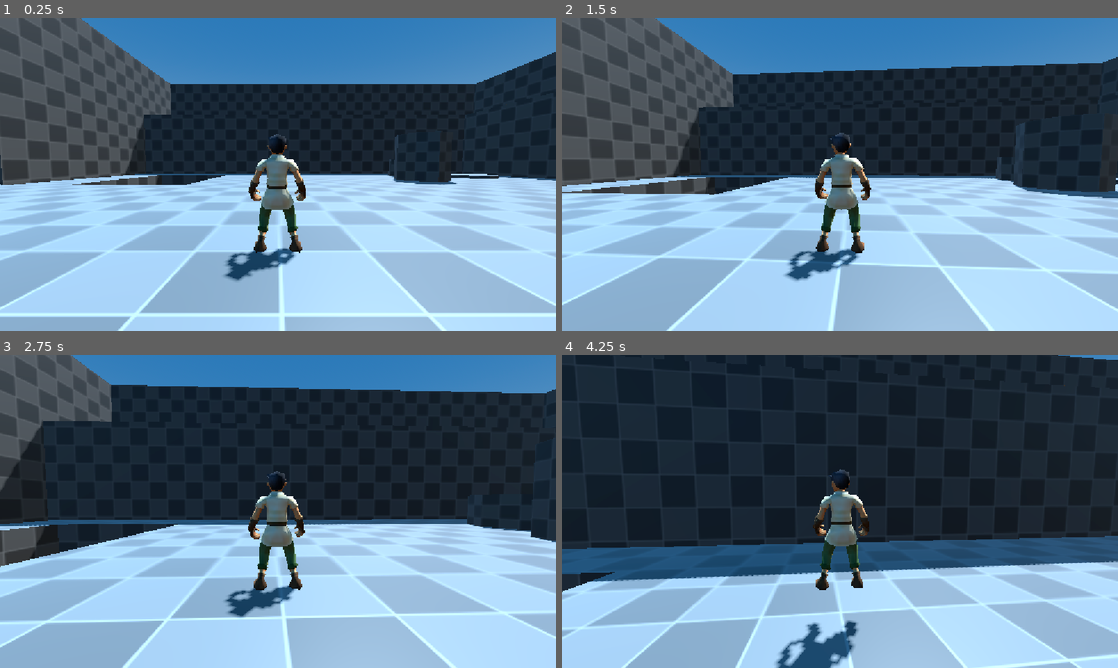
Above: before the commit, frames 1-4 (two rows, left to right).
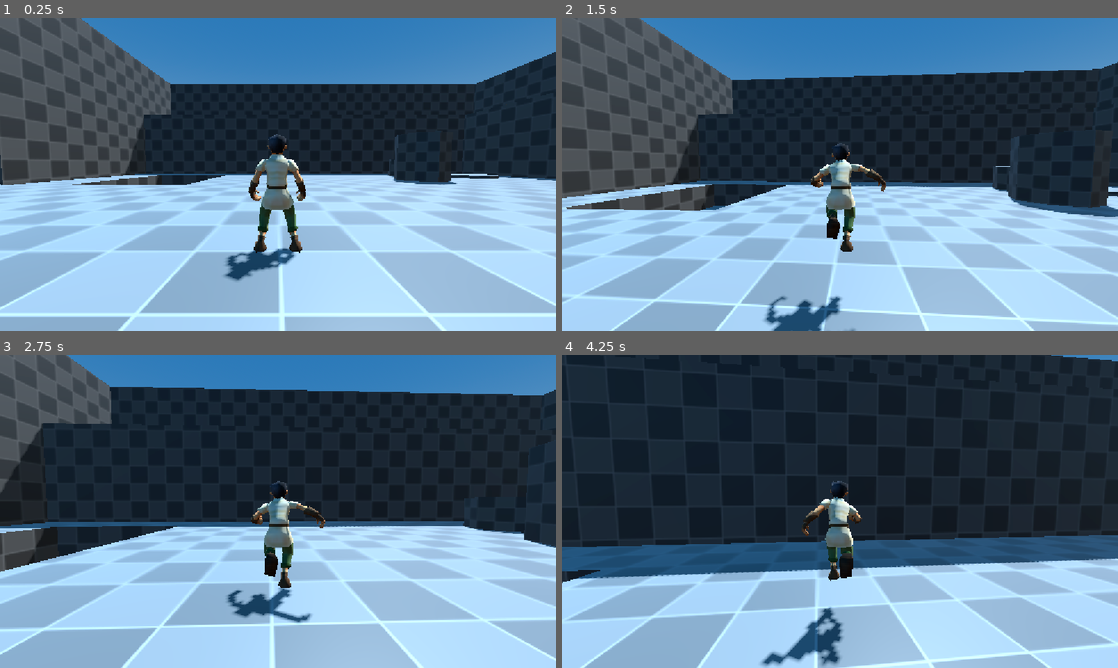
Above: after the commit, the same moments.

Repository: jeanluisgonzalez/GameDev
Game: Godot game, scene res://scenes/start.tscn
Two runs of this game, one before a commit and one after it. Both use one fixed random seed, a clock stepped at 60 frames per second and the inputs below.
Inputs (mouse positions are in pixels of both pictures, inside the frame that each line leads up to):
- Up to frame 1 (0.25 s): no input
- Up to frame 2 (1.5 s): tap Enter (ui_accept) at 0.5, 0.6 s; move the mouse to (867, 174) at 0.52 s; hold W (move_forward) from 0.53 s (still down); click (867, 174) at 0.67 s; tap Space (jump, bound only after the commit) at 0.77, 0.8, 1.07, 1.35 s; move the mouse to (812, 174) at 1.27 s
- Up to frame 3 (2.75 s): keep holding W (move_forward); tap Space (jump, bound only after the commit) at 1.52, 1.82, 2.3 s; tap Enter (ui_accept) at 1.55, 2.1 s; move the mouse to (289, 505) at 2.02 s
- Up to frame 4 (4.25 s): keep holding W (move_forward); move the mouse to (834, 517) at 2.77 s; tap Enter (ui_accept) at 2.85 s; click (834, 517) at 2.92 s; tap Space (jump, bound only after the commit) at 3.02, 3.32, 3.6, 3.77, 4.07 s; move the mouse to (878, 514) at 3.52 s

The runs differ from the first frame. In frame 1, 0.2% of the frame differs, in the area x 40-55%, y 37-79%; in frame 2, 31%, in the area x 0-100%, y 0-100%; in frame 3, 16%; in frame 4, 15%.

Commit message:
added animation and working with Animation Tree

Diff:
--- a/zelda-clone/project.godot
+++ b/zelda-clone/project.godot
@@ -25,43 +25,58 @@
 move_left={
 "deadzone": 0.2,
 "events": [Object(InputEventKey,"resource_local_to_scene":false,"resource_name":"","device":-1,"window_id":0,"alt_press …(191 unchanged characters)…
+, Object(InputEventJoypadMotion,"resource_local_to_scene":false,"resource_name":"","device":-1,"axis":0,"axis_value":-1.0,"script":null)
 ]
 }
 move_right={
 "deadzone": 0.2,
 "events": [Object(InputEventKey,"resource_local_to_scene":false,"resource_name":"","device":-1,"window_id":0,"alt_press …(192 unchanged characters)…
+, Object(InputEventJoypadMotion,"resource_local_to_scene":false,"resource_name":"","device":-1,"axis":0,"axis_value":1.0,"script":null)
 ]
 }
 move_forward={
 "deadzone": 0.2,
 "events": [Object(InputEventKey,"resource_local_to_scene":false,"resource_name":"","device":-1,"window_id":0,"alt_press …(192 unchanged characters)…
+, Object(InputEventJoypadMotion,"resource_local_to_scene":false,"resource_name":"","device":-1,"axis":1,"axis_value":-1.0,"script":null)
 ]
 }
 move_backward={
 "deadzone": 0.2,
 "events": [Object(InputEventKey,"resource_local_to_scene":false,"resource_name":"","device":-1,"window_id":0,"alt_press …(192 unchanged characters)…
+, Object(InputEventJoypadMotion,"resource_local_to_scene":false,"resource_name":"","device":-1,"axis":1,"axis_value":1.0,"script":null)
 ]
 }
 view_left={
 "deadzone": 0.2,
-"events": []
+"events": [Object(InputEventJoypadMotion,"resource_local_to_scene":false,"resource_name":"","device":-1,"axis":2,"axis_value":-1.0,"script":null)
+]
 }
 view_right={
 "deadzone": 0.2,
-"events": []
+"events": [Object(InputEventJoypadMotion,"resource_local_to_scene":false,"resource_name":"","device":-1,"axis":2,"axis_value":1.0,"script":null)
+]
 }
 view_up={
 "deadzone": 0.2,
-"events": []
+"events": [Object(InputEventJoypadMotion,"resource_local_to_scene":false,"resource_name":"","device":-1,"axis":3,"axis_value":-1.0,"script":null)
+]
 }
 view_down={
 "deadzone": 0.2,
-"events": []
+"events": [Object(InputEventJoypadMotion,"resource_local_to_scene":false,"resource_name":"","device":-1,"axis":3,"axis_value":1.0,"script":null)
+]
+}
+jump={
+"deadzone": 0.2,
+"events": [Object(InputEventKey,"resource_local_to_scene":false,"resource_name":"","device":-1,"window_id":0,"alt_pressed":false,"shift_pressed":false,"ctrl_pressed":false,"meta_pressed":false,"pressed":false,"keycode":0,"physical_keycode":32,"key_label":0,"unicode":32,"location":0,"echo":false,"script":null)
+, Object(InputEventJoypadButton,"resource_local_to_scene":false,"resource_name":"","device":-1,"button_index":0,"pressure":0.0,"pressed":true,"script":null)
+]
 }
 
 [physics]
 
 3d/physics_engine="Jolt Physics"
+common/physics_interpolation=true
 
 [rendering]
 
--- a/zelda-clone/scenes/player.tscn
+++ b/zelda-clone/scenes/player.tscn
@@ -7,6 +7,61 @@
 [sub_resource type="SphereShape3D" id="SphereShape3D_qhqgy"]
 
 [sub_resource type="CapsuleShape3D" id="CapsuleShape3D_6dws0"]
+
+[sub_resource type="AnimationNodeAnimation" id="AnimationNodeAnimation_dqkch"]
+animation = &"freehand_walk"
+
+[sub_resource type="AnimationNodeAnimation" id="AnimationNodeAnimation_qlg0r"]
+animation = &"freehand_run"
+
+[sub_resource type="AnimationNodeAnimation" id="AnimationNodeAnimation_tuyoq"]
+animation = &"pose_lean_left"
+
+[sub_resource type="AnimationNodeAnimation" id="AnimationNodeAnimation_fjrip"]
+animation = &"pose_lean_right"
+
+[sub_resource type="AnimationNodeAnimation" id="AnimationNodeAnimation_qhqgy"]
+animation = &"freehand_idle"
+
+[sub_resource type="AnimationNodeTransition" id="AnimationNodeTransition_tuyoq"]
+xfade_time = 0.2
+input_0/name = "idle"
+input_0/auto_advance = false
+input_0/break_loop_at_end = false
+input_0/reset = true
+input_1/name = "walk"
+input_1/auto_advance = false
+input_1/break_loop_at_end = false
+input_1/reset = true
+input_2/name = "run"
+input_2/auto_advance = false
+input_2/break_loop_at_end = false
+input_2/reset = true
+
+[sub_resource type="AnimationNodeAdd3" id="AnimationNodeAdd3_smehm"]
+
+[sub_resource type="AnimationNodeTimeScale" id="AnimationNodeTimeScale_qhqgy"]
+
+[sub_resource type="AnimationNodeBlendTree" id="AnimationNodeBlendTree_6dws0"]
+graph_offset = Vector2(-203.79956, 328.7105)
+nodes/output/position = Vector2(1140, 200)
+nodes/Animation/node = SubResource("AnimationNodeAnimation_qhqgy")
+nodes/Animation/position = Vector2(-80, 80)
+nodes/movement/node = SubResource("AnimationNodeTransition_tuyoq")
+nodes/movement/position = Vector2(700, 280)
+"nodes/Animation 2/node" = SubResource("AnimationNodeAnimation_dqkch")
+"nodes/Animation 2/position" = Vector2(-80, 360)
+"nodes/Animation 3/node" = SubResource("AnimationNodeAnimation_qlg0r")
+"nodes/Animation 3/position" = Vector2(-80, 580)
+nodes/walk_speed/node = SubResource("AnimationNodeTimeScale_qhqgy")
+nodes/walk_speed/position = Vector2(260, 340)
+"nodes/Animation 4/node" = SubResource("AnimationNodeAnimation_tuyoq")
+"nodes/Animation 4/position" = Vector2(-180, 780)
+nodes/run_lean/node = SubResource("AnimationNodeAdd3_smehm")
+nodes/run_lean/position = Vector2(160, 580)
+"nodes/Animation 5/node" = SubResource("AnimationNodeAnimation_fjrip")
+"nodes/Animation 5/position" = Vector2(-180, 980)
+node_connections = [&"output", 0, &"movement", &"movement", 0, &"Animation", &"movement", 1, &"walk_speed", &"movement", 2, &"run_lean", &"walk_speed", 0, &"Animation 2", &"run_lean", 0, &"Animation 4", &"run_lean", 1, &"Animation 3", &"run_lean", 2, &"Animation 5"]
 
 [node name="Player" type="CharacterBody3D" unique_id=1104744420]
 script = ExtResource("1_3vyb7")
@@ -27,40 +82,50 @@
 [node name="Mesh" parent="." unique_id=1625733825 instance=ExtResource("2_g2els")]
 transform = Transform3D(-1, 0, -8.742278e-08, 0, 1, 0, 8.742278e-08, 0, -1, 0, 0, 0)
 
-[node name="Skeleton3D" parent="Mesh/HeroRig_export" parent_id_path=PackedInt32Array(1625733825, 1225925025) index="0" unique_id=1379235203]
-bones/0/position = Vector3(0.019266011, 1.0754282, 1.1906231e-05)
+[node name="Skeleton3D" parent="Mesh/HeroRig_export" parent_id_path=PackedInt32Array(1625733825, 1684106448) index="0" unique_id=436860482]
+bones/0/position = Vector3(0.019336203, 1.0256389, 0.08524891)
 bones/0/rotation = Quaternion(1, 5.056924e-15, 1.0658141e-14, 6.16095e-08)
-bones/1/rotation = Quaternion(0.72837466, -0.0009660762, 0.0008508914, 0.68517786)
-bones/2/rotation = Quaternion(-0.8216728, -0.10056254, -0.060998417, 0.5576919)
-bones/3/rotation = Quaternion(0.3856036, -0.0038709652, 0.032296937, 0.92209107)
-bones/4/rotation = Quaternion(-0.22697215, -0.005327283, 0.081304744, 0.970487)
-bones/5/rotation = Quaternion(-0.8132401, 0.110372804, 0.08038564, 0.56568235)
-bones/6/rotation = Quaternion(0.36394107, 0.003908012, -0.030482516, 0.9309149)
-bones/7/rotation = Quaternion(-0.21304429, 0.008990414, -0.10577754, 0.9712582)
-bones/8/rotation = Quaternion(0.99109066, 2.9547557e-05, 1.6345577e-06, -0.13318886)
-bones/9/rotation = Quaternion(-0.06446282, 2.8165636e-07, -6.4309567e-09, 0.9979201)
-bones/10/rotation = Quaternion(-0.77400494, -0.014620449, -0.015901528, 0.63281095)
-bones/11/rotation = Quaternion(0.9804481, 0.18479852, 0.02350587, -0.06339261)
-bones/12/rotation = Quaternion(-0.30146566, 0.00677568, -0.024130713, 0.95314753)
-bones/13/rotation = Quaternion(-0.046641458, -0.110890165, 0.21614374, 0.9689221)
-bones/14/rotation = Quaternion(-0.43457532, 0.89500916, -0.07173615, 0.070404)
+bones/1/rotation = Quaternion(0.7658744, 0.004127721, -0.0019850256, 0.64297384)
+bones/2/rotation = Quaternion(-0.9102662, -0.048399802, 0.023474623, 0.41051403)
+bones/3/rotation = Quaternion(0.5268451, -0.0035633289, 0.04412686, 0.8488076)
+bones/4/rotation = Quaternion(-0.27178398, 0.034153134, -0.049700543, 0.96046704)
+bones/5/rotation = Quaternion(-0.8708325, 0.03484701, 0.04214072, 0.4885289)
+bones/6/rotation = Quaternion(0.86766946, 0.0020645778, -0.07267317, 0.4917966)
+bones/7/rotation = Quaternion(0.018069532, 0.00050780404, -0.03157054, 0.9993381)
+bones/8/rotation = Quaternion(0.93669635, -0.034745887, 0.19118023, -0.29127786)
+bones/9/rotation = Quaternion(-0.06446286, 2.8245384e-07, -5.580818e-09, 0.9979201)
+bones/10/rotation = Quaternion(-0.8599373, -0.13400325, -0.11817059, 0.47810748)
+bones/11/rotation = Quaternion(0.95593977, 0.2933279, 0.009804077, 0.0064687887)
+bones/12/rotation = Quaternion(-0.045313787, 0.0071011716, -0.0036271173, 0.99894094)
+bones/13/rotation = Quaternion(-0.2225884, -0.004406416, 0.19025232, 0.9561585)
+bones/14/rotation = Quaternion(-0.43457532, 0.8950093, -0.07173613, 0.070403956)
 bones/15/rotation = Quaternion(-0.1721431, 0.7210735, 0.19182459, 0.64313537)
-bones/16/rotation = Quaternion(-0.2176696, -0.0001069269, 0.00037533257, 0.9760225)
-bones/17/rotation = Quaternion(-0.18079056, -1.1645708e-06, -3.1288474e-07, 0.9835217)
-bones/18/rotation = Quaternion(-8.0007545e-08, -0.025844947, -2.1134604e-06, 0.99966604)
-bones/19/rotation = Quaternion(0.7206885, -0.6926366, -0.013503372, -0.026083525)
-bones/20/rotation = Quaternion(0.97932184, -0.20046708, -0.027214807, -0.0010128621)
-bones/21/rotation = Quaternion(-0.33620223, -0.0066925697, 0.026911829, 0.9413815)
-bones/22/rotation = Quaternion(-0.004530171, 0.024754353, -0.027899524, 0.9992939)
-bones/24/rotation = Quaternion(0.4345752, 0.89500934, -0.07173601, -0.07040387)
-bones/25/rotation = Quaternion(-0.17214315, -0.7210734, -0.19182467, 0.64313555)
-bones/26/rotation = Quaternion(-0.21766965, 0.00010679192, -0.0003753288, 0.9760225)
-bones/27/rotation = Quaternion(-0.18079045, 1.1404346e-06, 2.9008703e-07, 0.98352164)
-bones/28/rotation = Quaternion(2.643586e-08, -0.043401122, 2.209908e-06, 0.9990577)
-bones/29/rotation = Quaternion(0.99971575, 1.2521448e-08, -8.319377e-08, 0.023842245)
-bones/29/scale = Vector3(1, 1.0000001, 1.0000014)
+bones/16/rotation = Quaternion(-0.2176696, -0.000106906286, 0.00037531022, 0.9760225)
+bones/17/rotation = Quaternion(-0.1807904, -1.1214855e-06, -2.8545332e-07, 0.98352164)
+bones/18/rotation = Quaternion(2.0390624e-07, 0.109571286, -2.1446353e-06, 0.993979)
+bones/19/rotation = Quaternion(0.7206885, -0.6926366, -0.013503368, -0.026083518)
+bones/20/rotation = Quaternion(0.93663365, -0.26443934, 0.12784931, -0.19090268)
+bones/21/rotation = Quaternion(-0.8114253, -0.004129574, 0.06495158, 0.5808212)
+bones/22/rotation = Quaternion(-0.3201967, 0.20535083, 0.12986298, 0.91566414)
+bones/24/rotation = Quaternion(0.43457517, 0.8950093, -0.07173597, -0.07040379)
+bones/25/rotation = Quaternion(-0.17214316, -0.7210734, -0.19182463, 0.6431355)
+bones/26/rotation = Quaternion(-0.21766958, 0.00010679859, -0.00037532687, 0.9760224)
+bones/27/rotation = Quaternion(-0.18079041, 1.189675e-06, 3.975631e-07, 0.98352164)
+bones/28/rotation = Quaternion(-4.5345317e-07, 0.17483866, 2.1593485e-06, 0.98459715)
+bones/29/rotation = Quaternion(0.99971575, 5.6571863e-09, -6.39324e-08, 0.023842182)
+bones/29/scale = Vector3(1.0000002, 0.9999999, 1.0000014)
 
-[node name="AnimationPlayer" parent="Mesh" index="1" unique_id=1368878368]
+[node name="AnimationPlayer" parent="Mesh" index="1" unique_id=331012949]
 autoplay = &"freehand_idle"
 
+[node name="AnimationTree" type="AnimationTree" parent="." unique_id=1870782813]
+root_node = NodePath("../Mesh")
+tree_root = SubResource("AnimationNodeBlendTree_6dws0")
+anim_player = NodePath("../Mesh/AnimationPlayer")
+parameters/movement/current_state = "run"
+parameters/movement/transition_request = ""
+parameters/movement/current_index = 2
+parameters/walk_speed/scale = 1.0
+parameters/run_lean/add_amount = 0.0
+
 [editable path="Mesh"]
--- a/zelda-clone/scripts/player.gd
+++ b/zelda-clone/scripts/player.gd
@@ -1,8 +1,13 @@
 extends CharacterBody3D
 
+@onready var anim_player: AnimationPlayer = $Mesh/AnimationPlayer
+@onready var anim_tree: AnimationTree = $AnimationTree
+var last_lean := 0.0
 
+#Determines how fast the player moves
 @export var speed := 5.0
 const JUMP_VELOCITY = 4.5
+@onready var camera:Node3D = $CameraRig/Camera3D
 
 func get_boosted_speed(boost_multiplier:float) -> float:
 	return speed * boost_multiplier
@@ -16,13 +21,14 @@
 		velocity += get_gravity() * delta
 #
 	# Handle jump.
-	if Input.is_action_just_pressed("ui_accept") and is_on_floor():
+	if Input.is_action_just_pressed("jump") and is_on_floor():
 		velocity.y = JUMP_VELOCITY
 #
 	# Get the input direction and handle the movement/deceleration.
 	# As good practice, you should replace UI actions with custom gameplay actions.
 	var input_dir := Input.get_vector("move_left", "move_right", "move_forward", "move_backward")
-	var direction := (transform.basis * Vector3(input_dir.x, 0, input_dir.y)).normalized()
+	var direction := (camera.global_basis * Vector3(input_dir.x, 0, input_dir.y))
+	direction = Vector3(direction.x,0,direction.z).normalized() * input_dir.length()
 	if direction:
 		velocity.x = direction.x * speed
 		velocity.z = direction.z * speed
@@ -33,5 +39,21 @@
 	move_and_slide()
 	turn_to(direction)
 
+	var current_speed = velocity.length()
+	const RUN_SPEED = 3.5
+	const BLEND_SPEED = 0.2
+	if current_speed > RUN_SPEED:
+		anim_tree.set("parameters/movement/transition_request", "run")
+		var lean := direction.dot(global_basis.x)
+		last_lean = lerpf(last_lean,lean,0.3)
+		anim_tree.set("parameters/run_lean/add_amount",last_lean)
+	elif current_speed > 0.0:
+		anim_tree.set("parameters/movement/transition_request", "walk")
+		var walk_speed:= lerpf(0.5,1.75,current_speed/RUN_SPEED)
+		anim_tree.set("parameters/TimeSca",walk_speed)
+	else:
+		anim_tree.set("parameters/movement/transition_request", "idle")
 func turn_to(direction: Vector3) -> void:
-		pass
+		if direction:
+			var yaw:= atan2(-direction.x, -direction.z)
+			rotation.y = lerp_angle(rotation.y,yaw,0.25)
Binary file changed: zelda-clone/Meshes/hero_male.glb
Binary file changed: zelda-clone/Meshes/hero_male_eyes.png
Binary file added: zelda-clone/Meshes/hero_male_hero.png
Not shown, changed: zelda-clone/Meshes/hero_male_hero.png.import
